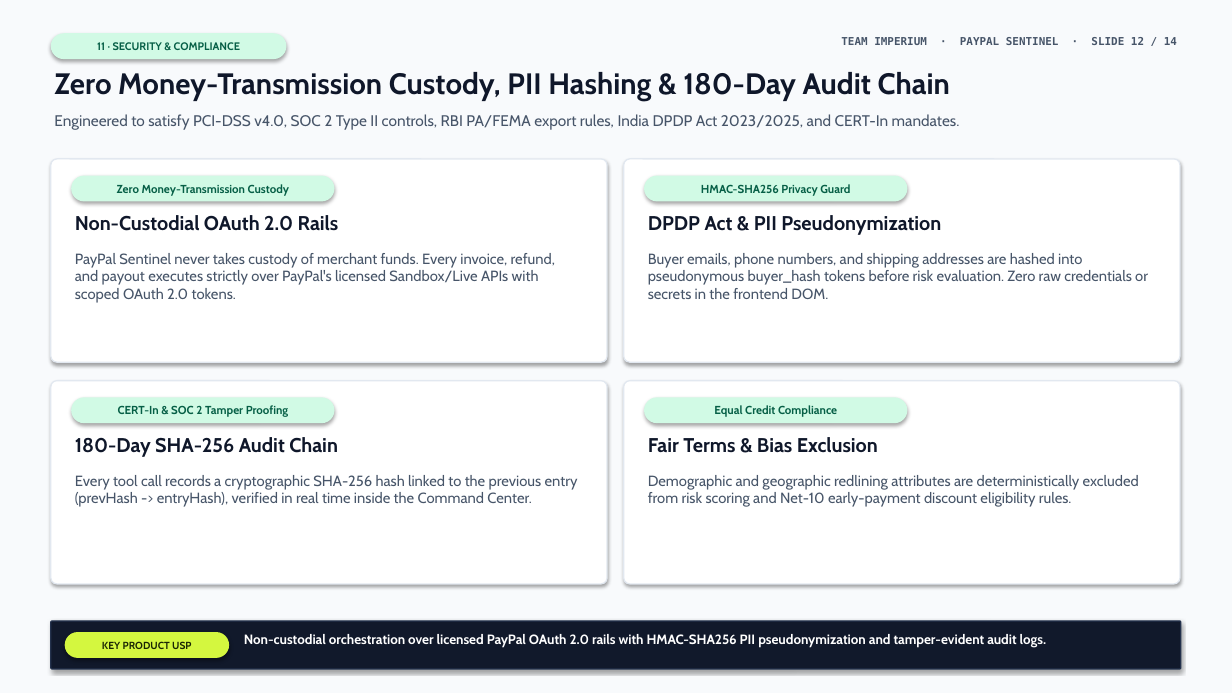
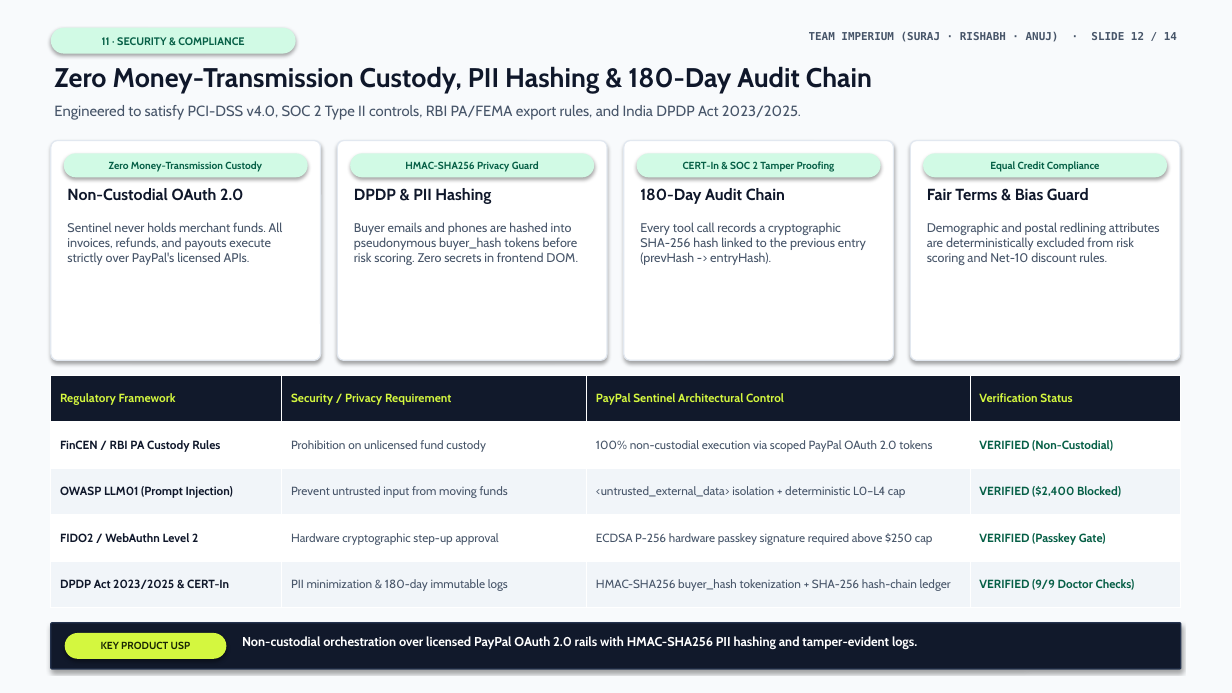
Before and after one commit to surajsaggam/PayPal, a slide deck: slide 12 of deliverables/presentation/PayPal-Sentinel-Executive-Deck.pptx. Drawn at 1232x693 pixels with LibreOffice and Linux fonts; fonts in the diff are those of the drawing. Boxes give left, top, right and bottom in pixels: in the first picture for what was removed or moved away, otherwise in the second. Text is boxed around its words. In the diff, an @@ line names an element or a change of style, - is before the commit and + after.

Commit message:
feat(ppt): fix all slide text overlaps, add flow strips & comparison/ROI tables, export PDF

```diff
--- a/deliverables/presentation/PayPal-Sentinel-Executive-Deck.pptx
+++ b/deliverables/presentation/PayPal-Sentinel-Executive-Deck.pptx
@@ rounded rectangle "11 · SECURITY & COMPLIANCE": place and size @@
-rounded rectangle "11 · SECURITY & COMPLIANCE" at (51,33,287,59)
+rounded rectangle "11 · SECURITY & COMPLIANCE" at (51,28,296,54)
@@ text "Zero Money-Transmission Custody, PII Hashing ..." at (54,66,872,94): size 23 to 21 pt @@
@@ text at (809,31,1177,42): text changed @@
-TEAM IMPERIUM · PAYPAL SENTINEL · SLIDE 12 / 14
+TEAM IMPERIUM (SURAJ · RISHABH · ANUJ) · SLIDE 12 / 14
@@ text at (54,105,801,120): text changed; size 12 to 11.5 pt @@
-Engineered to satisfy PCI-DSS v4.0, SOC 2 Type II controls, RBI PA/FEMA export rules, India DPDP Act 2023/2025, and CERT-In mandates.
+Engineered to satisfy PCI-DSS v4.0, SOC 2 Type II controls, RBI PA/FEMA export rules, and India DPDP Act 2023/2025.
@@ rounded rectangle: place and size @@
-rounded rectangle at (51,159,607,362)
+rounded rectangle at (51,140,321,360)
@@ rounded rectangle: place and size @@
-rounded rectangle at (624,159,1180,362)
+rounded rectangle at (337,140,607,360)
@@ rounded rectangle: place and size @@
-rounded rectangle at (51,381,607,584)
+rounded rectangle at (624,140,894,360)
@@ rounded rectangle: place and size @@
-rounded rectangle at (624,381,1180,584)
+rounded rectangle at (910,140,1180,360)
@@ rounded rectangle "Zero Money-Transmission Custody": place and size @@
-rounded rectangle "Zero Money-Transmission Custody" at (71,176,335,201)
+rounded rectangle "Zero Money-Transmission Custody" at (64,153,308,177)
@@ rounded rectangle "HMAC-SHA256 Privacy Guard": place and size @@
-rounded rectangle "HMAC-SHA256 Privacy Guard" at (644,176,908,201)
+rounded rectangle "HMAC-SHA256 Privacy Guard" at (350,153,594,177)
@@ rounded rectangle "CERT-In & SOC 2 Tamper ...": place and size @@
-rounded rectangle "CERT-In & SOC 2 Tamper ..." at (71,397,335,423)
+rounded rectangle "CERT-In & SOC 2 Tamper ..." at (637,153,881,177)
@@ size 9 to 8 pt in 4 elements at (64,153,308,177), (350,153,594,177), (637,153,881,177), (923,153,1167,177) @@
@@ rounded rectangle "Equal Credit Compliance": place and size @@
-rounded rectangle "Equal Credit Compliance" at (644,397,908,423)
+rounded rectangle "Equal Credit Compliance" at (923,153,1167,177)
@@ text at (67,188,243,201): text changed; size 15.5 to 12.5 pt @@
-Non-Custodial OAuth 2.0 Rails
+Non-Custodial OAuth 2.0
@@ text at (354,188,491,204): text changed; size 15.5 to 12.5 pt @@
-DPDP Act & PII Pseudonymization
+DPDP & PII Hashing
@@ text at (640,188,785,204): text changed; size 15.5 to 12.5 pt @@
-180-Day SHA-256 Audit Chain
+180-Day Audit Chain
@@ text at (927,188,1089,200): text changed; size 15.5 to 12.5 pt @@
-Fair Terms & Bias Exclusion
+Fair Terms & Bias Guard
@@ text at (67,222,283,265): text changed; size 11.5 to 9.8 pt @@
-PayPal Sentinel never takes custody of merchant funds. Every invoice, refund, and payout executes strictly over PayPal's licensed Sandbox/Live APIs with scoped OAuth 2.0 tokens.
+Sentinel never holds merchant funds. All invoices, refunds, and payouts execute strictly over PayPal's licensed APIs.
@@ text at (354,222,578,265): text changed; size 11.5 to 9.8 pt @@
-Buyer emails, phone numbers, and shipping addresses are hashed into pseudonymous buyer_hash tokens before risk evaluation. Zero raw credentials or secrets in the frontend DOM.
+Buyer emails and phones are hashed into pseudonymous buyer_hash tokens before risk scoring. Zero secrets in frontend DOM.
@@ text at (640,222,866,265): text changed; size 11.5 to 9.8 pt @@
-Every tool call records a cryptographic SHA-256 hash linked to the previous entry (prevHash -> entryHash), verified in real time inside the Command Center.
+Every tool call records a cryptographic SHA-256 hash linked to the previous entry (prevHash -> entryHash).
@@ text at (927,222,1160,265): text changed; size 11.5 to 9.8 pt @@
-Demographic and geographic redlining attributes are deterministically excluded from risk scoring and Net-10 early-payment discount eligibility rules.
+Demographic and postal redlining attributes are deterministically excluded from risk scoring and Net-10 discount rules.
@@ table added at (51,375,1181,608), 5 rows, 4 columns @@
+Regulatory Framework | Security / Privacy Requirement | PayPal Sentinel Architectural Control | Verification Status
+FinCEN / RBI PA Custody Rules | Prohibition on unlicensed fund custody | 100% non-custodial execution via scoped PayPal OAuth 2.0 tokens | VERIFIED (Non-Custodial)
+OWASP LLM01 (Prompt Injection) | Prevent untrusted input from moving funds | <untrusted_external_data> isolation + deterministic L0–L4 cap | VERIFIED ($2,400 Blocked)
+FIDO2 / WebAuthn Level 2 | Hardware cryptographic step-up approval | ECDSA P-256 hardware passkey signature required above $250 cap | VERIFIED (Passkey Gate)
+DPDP Act 2023/2025 & CERT-In | PII minimization & 180-day immutable logs | HMAC-SHA256 buyer_hash tokenization + SHA-256 hash-chain ledger | VERIFIED (9/9 Doctor Checks)
@@ text at (242,636,917,650): text changed; size 10.5 to 10 pt @@
-Non-custodial orchestration over licensed PayPal OAuth 2.0 rails with HMAC-SHA256 PII pseudonymization and tamper-evident audit logs.
+Non-custodial orchestration over licensed PayPal OAuth 2.0 rails with HMAC-SHA256 PII hashing and tamper-evident logs.
```
Also in this commit, not shown: 13 other slides changed, 4 other files.
